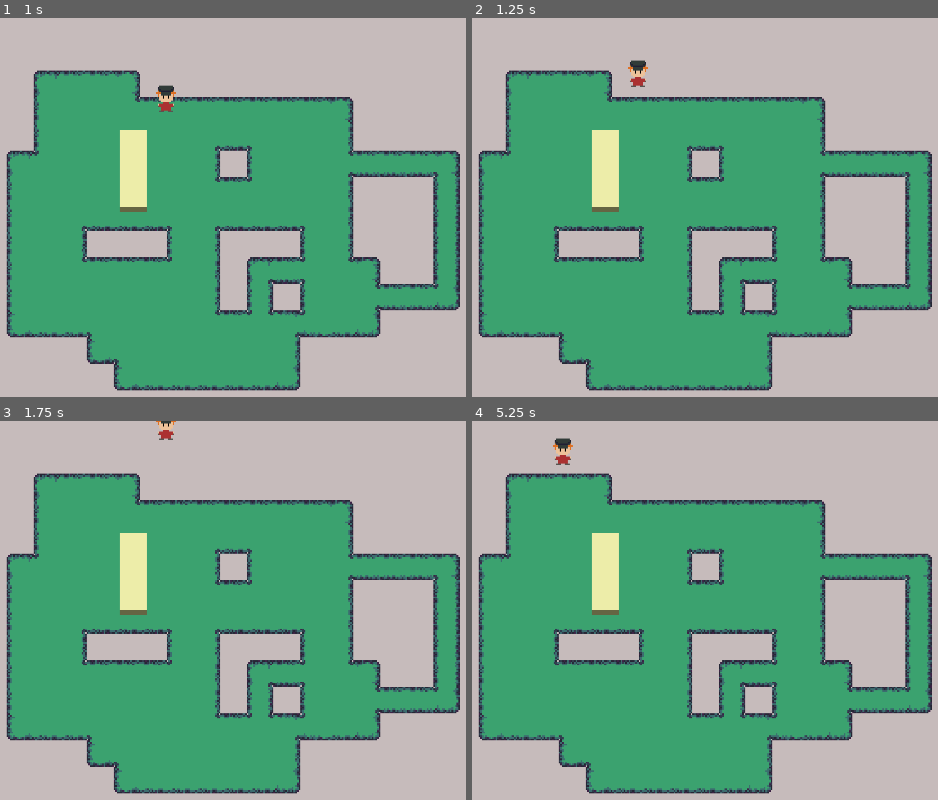
Above: before the commit, frames 1-4 (two rows, left to right).
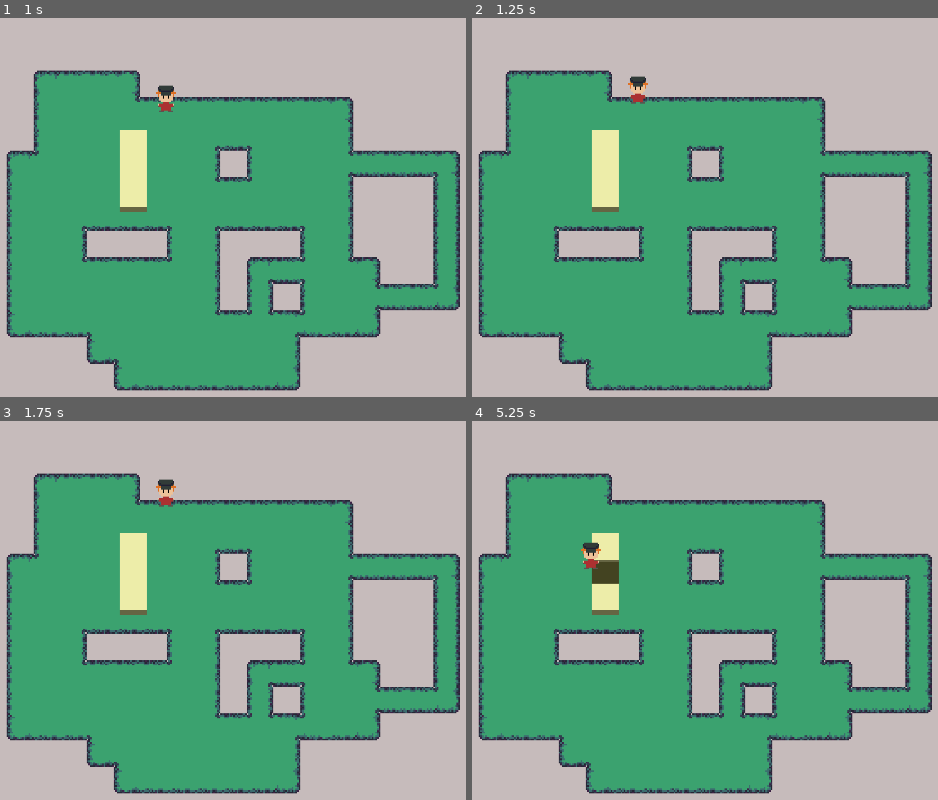
Above: after the commit, the same moments.

Repository: Zezeku/Godot-Creature-Catch
Game: Godot game, scene res://Source/SceneHandler.tscn
Two runs of this game, one before a commit and one after it. Both use one fixed random seed, a clock stepped at 60 frames per second and the inputs below.
Inputs:
- Up to frame 1 (1 s): tap Enter at 0.5 s; hold Up (ui_up) from 0.53 s (still down)
- Up to frame 2 (1.25 s): keep holding Up (ui_up)
- Up to frame 3 (1.75 s): keep holding Up (ui_up)
- Up to frame 4 (5.25 s): tap Space at 2 s; release Up (ui_up) at 2.03 s; hold Left (ui_left) 2.03-3.53 s; tap Enter at 2.75 s; hold Down (ui_down) 3.53-4.28 s; hold Right (ui_right) 4.28-5.03 s; hold Up (ui_up) from 5.03 s (still down)

Frame 1 is identical in both runs. In frame 2, 0.4% of the frame differs, in the area x 33-38%, y 11-23%; in frame 3, 0.4%; in frame 4, 0.8%, in the area x 17-32%, y 4-44%.

Commit message:
Tileset collision
added collision to tile set. player no longer walks off grass

Diff:
--- a/Project/Source/AnimatedSprite.gd
+++ b/Project/Source/AnimatedSprite.gd
@@ -16,4 +16,4 @@
 	else:
 		velocity = velocity.move_toward(Vector2.ZERO, friction * delta) ;
 
-	move_and_collide(velocity * delta) ;
+	move_and_slide(velocity) ;
--- a/Project/Source/SceneHandler.tscn
+++ b/Project/Source/SceneHandler.tscn
@@ -9,7 +9,262 @@
 [ext_resource path="res://Assets/Creature003.png" type="Texture" id=7]
 [ext_resource path="res://Assets/Creature004.png" type="Texture" id=8]
 
-[sub_resource type="TileSet" id=1]
+[sub_resource type="ConvexPolygonShape2D" id=3]
+points = PoolVector2Array( 16, 0, 16, 16, 14, 16, 14, 2, 0, 2, 0, 0 )
+
+[sub_resource type="ConvexPolygonShape2D" id=4]
+points = PoolVector2Array( 0, 0, 16, 0, 16, 2, 0, 2 )
+
+[sub_resource type="ConvexPolygonShape2D" id=5]
+points = PoolVector2Array( 16, 0, 16, 2, 14, 2, 14, 0 )
+
+[sub_resource type="ConvexPolygonShape2D" id=6]
+points = PoolVector2Array( 2, 0, 2, 2, 0, 2, 0, 0 )
+
+[sub_resource type="ConvexPolygonShape2D" id=7]
+points = PoolVector2Array( 16, 2, 2, 2, 2, 16, 0, 16, 0, 0, 16, 0, 16, 2 )
+
+[sub_resource type="ConvexPolygonShape2D" id=8]
+points = PoolVector2Array( 0, 0, 2, 0, 2, 16, 0, 16 )
+
+[sub_resource type="ConvexPolygonShape2D" id=9]
+points = PoolVector2Array( 2, 0, 2, 2, 0, 2, 0, 0 )
+
+[sub_resource type="ConvexPolygonShape2D" id=10]
+points = PoolVector2Array( 2, 14, 2, 16, 0, 16, 0, 14 )
+
+[sub_resource type="ConvexPolygonShape2D" id=11]
+points = PoolVector2Array( 2, 0, 2, 14, 16, 14, 16, 16, 0, 16, 0, 0 )
+
+[sub_resource type="ConvexPolygonShape2D" id=12]
+points = PoolVector2Array( 16, 14, 16, 16, 0, 16, 0, 14 )
+
+[sub_resource type="ConvexPolygonShape2D" id=13]
+points = PoolVector2Array( 2, 14, 2, 16, 0, 16, 0, 14 )
+
+[sub_resource type="ConvexPolygonShape2D" id=14]
+points = PoolVector2Array( 16, 14, 16, 16, 14, 16, 14, 14 )
+
+[sub_resource type="ConvexPolygonShape2D" id=15]
+points = PoolVector2Array( 14, 14, 14, 0, 16, 0, 16, 16, 0, 16, 0, 14 )
+
+[sub_resource type="ConvexPolygonShape2D" id=16]
+points = PoolVector2Array( 14, 0, 16, 0, 16, 16, 14, 16 )
+
+[sub_resource type="ConvexPolygonShape2D" id=17]
+points = PoolVector2Array( 14, 0, 16, 0, 16, 2, 14, 2 )
+
+[sub_resource type="ConvexPolygonShape2D" id=18]
+points = PoolVector2Array( 16, 14, 16, 16, 14, 16, 14, 14 )
+
+[sub_resource type="ConvexPolygonShape2D" id=19]
+points = PoolVector2Array( 0, 0, 16, 0, 16, 16, 0, 16, 0, 0 )
+
+[sub_resource type="ConvexPolygonShape2D" id=20]
+points = PoolVector2Array( 2, 0, 2, 2, 0, 2, 0, 0 )
+
+[sub_resource type="ConvexPolygonShape2D" id=21]
+points = PoolVector2Array( 16, 14, 16, 16, 14, 16, 14, 14 )
+
+[sub_resource type="ConvexPolygonShape2D" id=22]
+points = PoolVector2Array( 0, 16, 0, 14, 2, 14, 2, 16 )
+
+[sub_resource type="ConvexPolygonShape2D" id=23]
+points = PoolVector2Array( 16, 0, 16, 2, 14, 2, 14, 0 )
+
+[sub_resource type="ConvexPolygonShape2D" id=24]
+points = PoolVector2Array( 0, 0, 2, 0, 2, 2, 0, 2, 0, 0 )
+
+[sub_resource type="ConvexPolygonShape2D" id=25]
+points = PoolVector2Array( 2, 14, 2, 16, 0, 16, 0, 14 )
+
+[sub_resource type="ConvexPolygonShape2D" id=26]
+points = PoolVector2Array( 16, 14, 16, 16, 14, 16, 14, 14 )
+
+[sub_resource type="ConvexPolygonShape2D" id=27]
+points = PoolVector2Array( 2, 0, 2, 2, 0, 2, 0, 0 )
+
+[sub_resource type="ConvexPolygonShape2D" id=28]
+points = PoolVector2Array( 16, 0, 16, 16, 14, 16, 14, 0 )
+
+[sub_resource type="ConvexPolygonShape2D" id=29]
+points = PoolVector2Array( 16, 16, 14, 16, 14, 0, 16, 0 )
+
+[sub_resource type="ConvexPolygonShape2D" id=30]
+points = PoolVector2Array( 2, 14, 2, 16, 0, 16, 0, 14 )
+
+[sub_resource type="ConvexPolygonShape2D" id=31]
+points = PoolVector2Array( 2, 0, 2, 2, 0, 2, 0, 0 )
+
+[sub_resource type="ConvexPolygonShape2D" id=32]
+points = PoolVector2Array( 16, 0, 16, 2, 14, 2, 14, 0 )
+
+[sub_resource type="ConvexPolygonShape2D" id=33]
+points = PoolVector2Array( 2, 14, 2, 16, 0, 16, 0, 14 )
+
+[sub_resource type="ConvexPolygonShape2D" id=34]
+points = PoolVector2Array( 14, 2, 14, 0, 16, 0, 16, 2 )
+
+[sub_resource type="ConvexPolygonShape2D" id=35]
+points = PoolVector2Array( 0, 14, 16, 14, 16, 16, 0, 16 )
+
+[sub_resource type="ConvexPolygonShape2D" id=36]
+points = PoolVector2Array( 2, 0, 2, 2, 0, 2, 0, 0 )
+
+[sub_resource type="ConvexPolygonShape2D" id=37]
+points = PoolVector2Array( 0, 14, 16, 14, 16, 16, 0, 16 )
+
+[sub_resource type="ConvexPolygonShape2D" id=38]
+points = PoolVector2Array( 2, 0, 2, 2, 0, 2, 0, 0 )
+
+[sub_resource type="ConvexPolygonShape2D" id=39]
+points = PoolVector2Array( 16, 14, 16, 16, 14, 16, 14, 14 )
+
+[sub_resource type="ConvexPolygonShape2D" id=40]
+points = PoolVector2Array( 2, 16, 0, 16, 0, 0, 2, 0 )
+
+[sub_resource type="ConvexPolygonShape2D" id=41]
+points = PoolVector2Array( 16, 14, 16, 16, 14, 16, 14, 14 )
+
+[sub_resource type="ConvexPolygonShape2D" id=42]
+points = PoolVector2Array( 0, 0, 2, 0, 2, 16, 0, 16 )
+
+[sub_resource type="ConvexPolygonShape2D" id=43]
+points = PoolVector2Array( 16, 0, 16, 2, 14, 2, 14, 0 )
+
+[sub_resource type="ConvexPolygonShape2D" id=44]
+points = PoolVector2Array( 2, 14, 2, 16, 0, 16, 0, 14 )
+
+[sub_resource type="ConvexPolygonShape2D" id=45]
+points = PoolVector2Array( 14, 2, 14, 0, 16, 0, 16, 2 )
+
+[sub_resource type="ConvexPolygonShape2D" id=46]
+points = PoolVector2Array( 14, 14, 16, 14, 16, 16, 14, 16 )
+
+[sub_resource type="ConvexPolygonShape2D" id=47]
+points = PoolVector2Array( 0, 2, 0, 0, 14, 0, 16, 0, 16, 2 )
+
+[sub_resource type="ConvexPolygonShape2D" id=48]
+points = PoolVector2Array( 0, 14, 2, 14, 2, 16, 0, 16 )
+
+[sub_resource type="ConvexPolygonShape2D" id=49]
+points = PoolVector2Array( 16, 0, 16, 2, 0, 2, 0, 0 )
+
+[sub_resource type="ConvexPolygonShape2D" id=50]
+points = PoolVector2Array( 14, 14, 16, 14, 16, 16, 14, 16 )
+
+[sub_resource type="ConvexPolygonShape2D" id=51]
+points = PoolVector2Array( 2, 0, 2, 2, 0, 2, 0, 0 )
+
+[sub_resource type="ConvexPolygonShape2D" id=52]
+points = PoolVector2Array( 14, 2, 14, 0, 16, 0, 16, 2 )
+
+[sub_resource type="ConvexPolygonShape2D" id=53]
+points = PoolVector2Array( 2, 14, 2, 16, 0, 16, 0, 14 )
+
+[sub_resource type="ConvexPolygonShape2D" id=54]
+points = PoolVector2Array( 14, 16, 14, 14, 16, 14, 16, 16 )
+
+[sub_resource type="ConvexPolygonShape2D" id=55]
+points = PoolVector2Array( 16, 0, 16, 16, 14, 16, 14, 2, 0, 2, 0, 0 )
+
+[sub_resource type="ConvexPolygonShape2D" id=56]
+points = PoolVector2Array( 2, 14, 2, 16, 0, 16, 0, 14 )
+
+[sub_resource type="ConvexPolygonShape2D" id=57]
+points = PoolVector2Array( 2, 0, 2, 2, 0, 2, 0, 0 )
+
+[sub_resource type="ConvexPolygonShape2D" id=58]
+points = PoolVector2Array( 2, 14, 2, 16, 0, 16, 0, 14 )
+
+[sub_resource type="ConvexPolygonShape2D" id=59]
+points = PoolVector2Array( 14, 16, 14, 0, 16, 0, 16, 16 )
+
+[sub_resource type="ConvexPolygonShape2D" id=60]
+points = PoolVector2Array( 2, 0, 2, 2, 0, 2, 0, 0 )
+
+[sub_resource type="ConvexPolygonShape2D" id=61]
+points = PoolVector2Array( 16, 0, 16, 2, 14, 2, 14, 0 )
+
+[sub_resource type="ConvexPolygonShape2D" id=62]
+points = PoolVector2Array( 2, 14, 2, 16, 0, 16, 0, 14 )
+
+[sub_resource type="ConvexPolygonShape2D" id=63]
+points = PoolVector2Array( 16, 14, 16, 16, 14, 16, 14, 14 )
+
+[sub_resource type="ConvexPolygonShape2D" id=64]
+points = PoolVector2Array( 0, 16, 0, 14, 2, 14, 2, 16 )
+
+[sub_resource type="ConvexPolygonShape2D" id=65]
+points = PoolVector2Array( 14, 16, 14, 14, 16, 14, 16, 16 )
+
+[sub_resource type="ConvexPolygonShape2D" id=66]
+points = PoolVector2Array( 0, 2, 0, 0, 16, 0, 16, 2 )
+
+[sub_resource type="ConvexPolygonShape2D" id=67]
+points = PoolVector2Array( 0, 0, 2, 0, 2, 2, 0, 2 )
+
+[sub_resource type="ConvexPolygonShape2D" id=68]
+points = PoolVector2Array( 16, 0, 16, 16, 0, 16, 0, 14, 14, 14, 14, 0 )
+
+[sub_resource type="ConvexPolygonShape2D" id=69]
+points = PoolVector2Array( 0, 0, 2, 0, 2, 2, 0, 2 )
+
+[sub_resource type="ConvexPolygonShape2D" id=70]
+points = PoolVector2Array( 16, 0, 16, 2, 14, 2, 14, 0 )
+
+[sub_resource type="ConvexPolygonShape2D" id=71]
+points = PoolVector2Array( 16, 14, 16, 16, 0, 16, 0, 14 )
+
+[sub_resource type="ConvexPolygonShape2D" id=72]
+points = PoolVector2Array( 2, 0, 2, 14, 16, 14, 16, 16, 0, 16, 0, 0 )
+
+[sub_resource type="ConvexPolygonShape2D" id=73]
+points = PoolVector2Array( 16, 0, 16, 2, 14, 2, 14, 0 )
+
+[sub_resource type="ConvexPolygonShape2D" id=74]
+points = PoolVector2Array( 0, 16, 0, 0, 2, 0, 2, 16 )
+
+[sub_resource type="ConvexPolygonShape2D" id=75]
+points = PoolVector2Array( 16, 0, 16, 2, 14, 2, 14, 0 )
+
+[sub_resource type="ConvexPolygonShape2D" id=76]
+points = PoolVector2Array( 16, 14, 16, 16, 14, 16, 14, 14 )
+
+[sub_resource type="ConvexPolygonShape2D" id=77]
+points = PoolVector2Array( 0, 16, 0, 0, 16, 0, 16, 2, 2, 2, 2, 16 )
+
+[sub_resource type="ConvexPolygonShape2D" id=78]
+points = PoolVector2Array( 14, 16, 14, 14, 16, 14, 16, 16 )
+
+[sub_resource type="ConvexPolygonShape2D" id=79]
+points = PoolVector2Array( 16, 0, 16, 16, 0, 16, 0, 14, 14, 14, 14, 2, 0, 2, 0, 0 )
+
+[sub_resource type="ConvexPolygonShape2D" id=80]
+points = PoolVector2Array( 16, 0, 16, 2, 0, 2, 0, 0 )
+
+[sub_resource type="ConvexPolygonShape2D" id=81]
+points = PoolVector2Array( 0, 14, 16, 14, 16, 16, 0, 16 )
+
+[sub_resource type="ConvexPolygonShape2D" id=82]
+points = PoolVector2Array( 16, 0, 16, 2, 2, 2, 2, 14, 16, 14, 16, 16, 0, 16, 0, 0, 16, 0 )
+
+[sub_resource type="ConvexPolygonShape2D" id=83]
+points = PoolVector2Array( 16, 14, 16, 16, 0, 16, 0, 0, 16, 0, 16, 14, 14, 14, 14, 2, 2, 2, 2, 14, 14, 14 )
+
+[sub_resource type="ConvexPolygonShape2D" id=84]
+points = PoolVector2Array( 0, 0, 2, 0, 2, 14, 14, 14, 14, 0, 16, 0, 16, 16, 0, 16 )
+
+[sub_resource type="ConvexPolygonShape2D" id=85]
+points = PoolVector2Array( 0, 0, 2, 0, 2, 16, 0, 16, 0, 0 )
+
+[sub_resource type="ConvexPolygonShape2D" id=86]
+points = PoolVector2Array( 14, 0, 16, 0, 16, 16, 14, 16 )
+
+[sub_resource type="ConvexPolygonShape2D" id=87]
+points = PoolVector2Array( 0, 16, 0, 0, 16, 0, 16, 16, 14, 16, 14, 2, 2, 2, 2, 16 )
+
+[sub_resource type="TileSet" id=2]
 0/name = "Tileset.png 0"
 0/texture = ExtResource( 1 )
 0/tex_offset = Vector2( 0, 0 )
@@ -29,9 +284,520 @@
 0/navigation_offset = Vector2( 0, 0 )
 0/shape_offset = Vector2( 0, 0 )
 0/shape_transform = Transform2D( 1, 0, 0, 1, 0, 0 )
+0/shape = SubResource( 3 )
 0/shape_one_way = false
-0/shape_one_way_margin = 0.0
-0/shapes = [  ]
+0/shape_one_way_margin = 1.0
+0/shapes = [ {
+"autotile_coord": Vector2( 11, 0 ),
+"one_way": false,
+"one_way_margin": 1.0,
+"shape": SubResource( 3 ),
+"shape_transform": Transform2D( 1, 0, 0, 1, 0, 0 )
+}, {
+"autotile_coord": Vector2( 10, 0 ),
+"one_way": false,
+"one_way_margin": 1.0,
+"shape": SubResource( 4 ),
+"shape_transform": Transform2D( 1, 0, 0, 1, 0, 0 )
+}, {
+"autotile_coord": Vector2( 9, 0 ),
+"one_way": false,
+"one_way_margin": 1.0,
+"shape": SubResource( 5 ),
+"shape_transform": Transform2D( 1, 0, 0, 1, 0, 0 )
+}, {
+"autotile_coord": Vector2( 9, 0 ),
+"one_way": false,
+"one_way_margin": 1.0,
+"shape": SubResource( 6 ),
+"shape_transform": Transform2D( 1, 0, 0, 1, 0, 0 )
+}, {
+"autotile_coord": Vector2( 8, 0 ),
+"one_way": false,
+"one_way_margin": 1.0,
+"shape": SubResource( 7 ),
+"shape_transform": Transform2D( 1, 0, 0, 1, 0, 0 )
+}, {
+"autotile_coord": Vector2( 8, 1 ),
+"one_way": false,
+"one_way_margin": 1.0,
+"shape": SubResource( 8 ),
+"shape_transform": Transform2D( 1, 0, 0, 1, 0, 0 )
+}, {
+"autotile_coord": Vector2( 8, 2 ),
+"one_way": false,
+"one_way_margin": 1.0,
+"shape": SubResource( 9 ),
+"shape_transform": Transform2D( 1, 0, 0, 1, 0, 0 )
+}, {
+"autotile_coord": Vector2( 8, 2 ),
+"one_way": false,
+"one_way_margin": 1.0,
+"shape": SubResource( 10 ),
+"shape_transform": Transform2D( 1, 0, 0, 1, 0, 0 )
+}, {
+"autotile_coord": Vector2( 8, 3 ),
+"one_way": false,
+"one_way_margin": 1.0,
+"shape": SubResource( 11 ),
+"shape_transform": Transform2D( 1, 0, 0, 1, 0, 0 )
+}, {
+"autotile_coord": Vector2( 9, 3 ),
+"one_way": false,
+"one_way_margin": 1.0,
+"shape": SubResource( 12 ),
+"shape_transform": Transform2D( 1, 0, 0, 1, 0, 0 )
+}, {
+"autotile_coord": Vector2( 10, 3 ),
+"one_way": false,
+"one_way_margin": 1.0,
+"shape": SubResource( 13 ),
+"shape_transform": Transform2D( 1, 0, 0, 1, 0, 0 )
+}, {
+"autotile_coord": Vector2( 10, 3 ),
+"one_way": false,
+"one_way_margin": 1.0,
+"shape": SubResource( 14 ),
+"shape_transform": Transform2D( 1, 0, 0, 1, 0, 0 )
+}, {
+"autotile_coord": Vector2( 11, 3 ),
+"one_way": false,
+"one_way_margin": 1.0,
+"shape": SubResource( 15 ),
+"shape_transform": Transform2D( 1, 0, 0, 1, 0, 0 )
+}, {
+"autotile_coord": Vector2( 11, 2 ),
+"one_way": false,
+"one_way_margin": 1.0,
+"shape": SubResource( 16 ),
+"shape_transform": Transform2D( 1, 0, 0, 1, 0, 0 )
+}, {
+"autotile_coord": Vector2( 11, 1 ),
+"one_way": false,
+"one_way_margin": 1.0,
+"shape": SubResource( 17 ),
+"shape_transform": Transform2D( 1, 0, 0, 1, 0, 0 )
+}, {
+"autotile_coord": Vector2( 11, 1 ),
+"one_way": false,
+"one_way_margin": 1.0,
+"shape": SubResource( 18 ),
+"shape_transform": Transform2D( 1, 0, 0, 1, 0, 0 )
+}, {
+"autotile_coord": Vector2( 10, 1 ),
+"one_way": false,
+"one_way_margin": 1.0,
+"shape": SubResource( 19 ),
+"shape_transform": Transform2D( 1, 0, 0, 1, 0, 0 )
+}, {
+"autotile_coord": Vector2( 9, 1 ),
+"one_way": false,
+"one_way_margin": 1.0,
+"shape": SubResource( 20 ),
+"shape_transform": Transform2D( 1, 0, 0, 1, 0, 0 )
+}, {
+"autotile_coord": Vector2( 9, 1 ),
+"one_way": false,
+"one_way_margin": 1.0,
+"shape": SubResource( 21 ),
+"shape_transform": Transform2D( 1, 0, 0, 1, 0, 0 )
+}, {
+"autotile_coord": Vector2( 10, 2 ),
+"one_way": false,
+"one_way_margin": 1.0,
+"shape": SubResource( 22 ),
+"shape_transform": Transform2D( 1, 0, 0, 1, 0, 0 )
+}, {
+"autotile_coord": Vector2( 10, 2 ),
+"one_way": false,
+"one_way_margin": 1.0,
+"shape": SubResource( 23 ),
+"shape_transform": Transform2D( 1, 0, 0, 1, 0, 0 )
+}, {
+"autotile_coord": Vector2( 7, 0 ),
+"one_way": false,
+"one_way_margin": 1.0,
+"shape": SubResource( 24 ),
+"shape_transform": Transform2D( 1, 0, 0, 1, 0, 0 )
+}, {
+"autotile_coord": Vector2( 7, 0 ),
+"one_way": false,
+"one_way_margin": 1.0,
+"shape": SubResource( 25 ),
+"shape_transform": Transform2D( 1, 0, 0, 1, 0, 0 )
+}, {
+"autotile_coord": Vector2( 7, 0 ),
+"one_way": false,
+"one_way_margin": 1.0,
+"shape": SubResource( 26 ),
+"shape_transform": Transform2D( 1, 0, 0, 1, 0, 0 )
+}, {
+"autotile_coord": Vector2( 7, 1 ),
+"one_way": false,
+"one_way_margin": 1.0,
+"shape": SubResource( 27 ),
+"shape_transform": Transform2D( 1, 0, 0, 1, 0, 0 )
+}, {
+"autotile_coord": Vector2( 7, 1 ),
+"one_way": false,
+"one_way_margin": 1.0,
+"shape": SubResource( 28 ),
+"shape_transform": Transform2D( 1, 0, 0, 1, 0, 0 )
+}, {
+"autotile_coord": Vector2( 7, 2 ),
+"one_way": false,
+"one_way_margin": 1.0,
+"shape": SubResource( 29 ),
+"shape_transform": Transform2D( 1, 0, 0, 1, 0, 0 )
+}, {
+"autotile_coord": Vector2( 7, 2 ),
+"one_way": false,
+"one_way_margin": 1.0,
+"shape": SubResource( 30 ),
+"shape_transform": Transform2D( 1, 0, 0, 1, 0, 0 )
+}, {
+"autotile_coord": Vector2( 7, 3 ),
+"one_way": false,
+"one_way_margin": 1.0,
+"shape": SubResource( 31 ),
+"shape_transform": Transform2D( 1, 0, 0, 1, 0, 0 )
+}, {
+"autotile_coord": Vector2( 7, 3 ),
+"one_way": false,
+"one_way_margin": 1.0,
+"shape": SubResource( 32 ),
+"shape_transform": Transform2D( 1, 0, 0, 1, 0, 0 )
+}, {
+"autotile_coord": Vector2( 7, 3 ),
+"one_way": false,
+"one_way_margin": 1.0,
+"shape": SubResource( 33 ),
+"shape_transform": Transform2D( 1, 0, 0, 1, 0, 0 )
+}, {
+"autotile_coord": Vector2( 6, 3 ),
+"one_way": false,
+"one_way_margin": 1.0,
+"shape": SubResource( 34 ),
+"shape_transform": Transform2D( 1, 0, 0, 1, 0, 0 )
+}, {
+"autotile_coord": Vector2( 6, 3 ),
+"one_way": false,
+"one_way_margin": 1.0,
+"shape": SubResource( 35 ),
+"shape_transform": Transform2D( 1, 0, 0, 1, 0, 0 )
+}, {
+"autotile_coord": Vector2( 5, 3 ),
+"one_way": false,
+"one_way_margin": 1.0,
+"shape": SubResource( 36 ),
+"shape_transform": Transform2D( 1, 0, 0, 1, 0, 0 )
+}, {
+"autotile_coord": Vector2( 5, 3 ),
+"one_way": false,
+"one_way_margin": 1.0,
+"shape": SubResource( 37 ),
+"shape_transform": Transform2D( 1, 0, 0, 1, 0, 0 )
+}, {
+"autotile_coord": Vector2( 4, 3 ),
+"one_way": false,
+"one_way_margin": 1.0,
+"shape": SubResource( 38 ),
+"shape_transform": Transform2D( 1, 0, 0, 1, 0, 0 )
+}, {
+"autotile_coord": Vector2( 4, 3 ),
+"one_way": false,
+"one_way_margin": 1.0,
+"shape": SubResource( 39 ),
+"shape_transform": Transform2D( 1, 0, 0, 1, 0, 0 )
+}, {
+"autotile_coord": Vector2( 4, 2 ),
+"one_way": false,
+"one_way_margin": 1.0,
+"shape": SubResource( 40 ),
+"shape_transform": Transform2D( 1, 0, 0, 1, 0, 0 )
+}, {
+"autotile_coord": Vector2( 4, 2 ),
+"one_way": false,
+"one_way_margin": 1.0,
+"shape": SubResource( 41 ),
+"shape_transform": Transform2D( 1, 0, 0, 1, 0, 0 )
+}, {
+"autotile_coord": Vector2( 4, 1 ),
+"one_way": false,
+"one_way_margin": 1.0,
+"shape": SubResource( 42 ),
+"shape_transform": Transform2D( 1, 0, 0, 1, 0, 0 )
+}, {
+"autotile_coord": Vector2( 4, 1 ),
+"one_way": false,
+"one_way_margin": 1.0,
+"shape": SubResource( 43 ),
+"shape_transform": Transform2D( 1, 0, 0, 1, 0, 0 )
+}, {
+"autotile_coord": Vector2( 4, 0 ),
+"one_way": false,
+"one_way_margin": 1.0,
+"shape": SubResource( 44 ),
+"shape_transform": Transform2D( 1, 0, 0, 1, 0, 0 )
+}, {
+"autotile_coord": Vector2( 4, 0 ),
+"one_way": false,
+"one_way_margin": 1.0,
+"shape": SubResource( 45 ),
+"shape_transform": Transform2D( 1, 0, 0, 1, 0, 0 )
+}, {
+"autotile_coord": Vector2( 4, 0 ),
+"one_way": false,
+"one_way_margin": 1.0,
+"shape": SubResource( 46 ),
+"shape_transform": Transform2D( 1, 0, 0, 1, 0, 0 )
+}, {
+"autotile_coord": Vector2( 5, 0 ),
+"one_way": false,
+"one_way_margin": 1.0,
+"shape": SubResource( 47 ),
+"shape_transform": Transform2D( 1, 0, 0, 1, 0, 0 )
+}, {
+"autotile_coord": Vector2( 5, 0 ),
+"one_way": false,
+"one_way_margin": 1.0,
+"shape": SubResource( 48 ),
+"shape_transform": Transform2D( 1, 0, 0, 1, 0, 0 )
+}, {
+"autotile_coord": Vector2( 6, 0 ),
+"one_way": false,
+"one_way_margin": 1.0,
+"shape": SubResource( 49 ),
+"shape_transform": Transform2D( 1, 0, 0, 1, 0, 0 )
+}, {
+"autotile_coord": Vector2( 6, 0 ),
+"one_way": false,
+"one_way_margin": 1.0,
+"shape": SubResource( 50 ),
+"shape_transform": Transform2D( 1, 0, 0, 1, 0, 0 )
+}, {
+"autotile_coord": Vector2( 5, 1 ),
+"one_way": false,
+"one_way_margin": 1.0,
+"shape": SubResource( 51 ),
+"shape_transform": Transform2D( 1, 0, 0, 1, 0, 0 )
+}, {
+"autotile_coord": Vector2( 6, 1 ),
+"one_way": false,
+"one_way_margin": 1.0,
+"shape": SubResource( 52 ),
+"shape_transform": Transform2D( 1, 0, 0, 1, 0, 0 )
+}, {
+"autotile_coord": Vector2( 5, 2 ),
+"one_way": false,
+"one_way_margin": 1.0,
+"shape": SubResource( 53 ),
+"shape_transform": Transform2D( 1, 0, 0, 1, 0, 0 )
+}, {
+"autotile_coord": Vector2( 6, 2 ),
+"one_way": false,
+"one_way_margin": 1.0,
+"shape": SubResource( 54 ),
+"shape_transform": Transform2D( 1, 0, 0, 1, 0, 0 )
+}, {
+"autotile_coord": Vector2( 3, 0 ),
+"one_way": false,
+"one_way_margin": 1.0,
+"shape": SubResource( 55 ),
+"shape_transform": Transform2D( 1, 0, 0, 1, 0, 0 )
+}, {
+"autotile_coord": Vector2( 3, 0 ),
+"one_way": false,
+"one_way_margin": 1.0,
+"shape": SubResource( 56 ),
+"shape_transform": Transform2D( 1, 0, 0, 1, 0, 0 )
+}, {
+"autotile_coord": Vector2( 3, 1 ),
+"one_way": false,
+"one_way_margin": 1.0,
+"shape": SubResource( 57 ),
+"shape_transform": Transform2D( 1, 0, 0, 1, 0, 0 )
+}, {
+"autotile_coord": Vector2( 3, 1 ),
+"one_way": false,
+"one_way_margin": 1.0,
+"shape": SubResource( 58 ),
+"shape_transform": Transform2D( 1, 0, 0, 1, 0, 0 )
+}, {
+"autotile_coord": Vector2( 3, 1 ),
+"one_way": false,
+"one_way_margin": 1.0,
+"shape": SubResource( 59 ),
+"shape_transform": Transform2D( 1, 0, 0, 1, 0, 0 )
+}, {
+"autotile_coord": Vector2( 2, 1 ),
+"one_way": false,
+"one_way_margin": 1.0,
+"shape": SubResource( 60 ),
+"shape_transform": Transform2D( 1, 0, 0, 1, 0, 0 )
+}, {
+"autotile_coord": Vector2( 2, 1 ),
+"one_way": false,
+"one_way_margin": 1.0,
+"shape": SubResource( 61 ),
+"shape_transform": Transform2D( 1, 0, 0, 1, 0, 0 )
+}, {
+"autotile_coord": Vector2( 2, 1 ),
+"one_way": false,
+"one_way_margin": 1.0,
+"shape": SubResource( 62 ),
+"shape_transform": Transform2D( 1, 0, 0, 1, 0, 0 )
+}, {
+"autotile_coord": Vector2( 2, 1 ),
+"one_way": false,
+"one_way_margin": 1.0,
+"shape": SubResource( 63 ),
+"shape_transform": Transform2D( 1, 0, 0, 1, 0, 0 )
+}, {
+"autotile_coord": Vector2( 2, 0 ),
+"one_way": false,
+"one_way_margin": 1.0,
+"shape": SubResource( 64 ),
+"shape_transform": Transform2D( 1, 0, 0, 1, 0, 0 )
+}, {
+"autotile_coord": Vector2( 2, 0 ),
+"one_way": false,
+"one_way_margin": 1.0,
+"shape": SubResource( 65 ),
+"shape_transform": Transform2D( 1, 0, 0, 1, 0, 0 )
+}, {
+"autotile_coord": Vector2( 2, 0 ),
+"one_way": false,
+"one_way_margin": 1.0,
+"shape": SubResource( 66 ),
+"shape_transform": Transform2D( 1, 0, 0, 1, 0, 0 )
+}, {
+"autotile_coord": Vector2( 3, 2 ),
+"one_way": false,
+"one_way_margin": 1.0,
+"shape": SubResource( 67 ),
+"shape_transform": Transform2D( 1, 0, 0, 1, 0, 0 )
+}, {
+"autotile_coord": Vector2( 3, 2 ),
+"one_way": false,
+"one_way_margin": 1.0,
+"shape": SubResource( 68 ),
+"shape_transform": Transform2D( 1, 0, 0, 1, 0, 0 )
+}, {
+"autotile_coord": Vector2( 2, 2 ),
+"one_way": false,
+"one_way_margin": 1.0,
+"shape": SubResource( 69 ),
+"shape_transform": Transform2D( 1, 0, 0, 1, 0, 0 )
+}, {
+"autotile_coord": Vector2( 2, 2 ),
+"one_way": false,
+"one_way_margin": 1.0,
+"shape": SubResource( 70 ),
+"shape_transform": Transform2D( 1, 0, 0, 1, 0, 0 )
+}, {
+"autotile_coord": Vector2( 2, 2 ),
+"one_way": false,
+"one_way_margin": 1.0,
+"shape": SubResource( 71 ),
+"shape_transform": Transform2D( 1, 0, 0, 1, 0, 0 )
+}, {
+"autotile_coord": Vector2( 1, 2 ),
+"one_way": false,
+"one_way_margin": 1.0,
+"shape": SubResource( 72 ),
+"shape_transform": Transform2D( 1, 0, 0, 1, 0, 0 )
+}, {
+"autotile_coord": Vector2( 1, 2 ),
+"one_way": false,
+"one_way_margin": 1.0,
+"shape": SubResource( 73 ),
+"shape_transform": Transform2D( 1, 0, 0, 1, 0, 0 )
+}, {
+"autotile_coord": Vector2( 1, 1 ),
+"one_way": false,
+"one_way_margin": 1.0,
+"shape": SubResource( 74 ),
+"shape_transform": Transform2D( 1, 0, 0, 1, 0, 0 )
+}, {
+"autotile_coord": Vector2( 1, 1 ),
+"one_way": false,
+"one_way_margin": 1.0,
+"shape": SubResource( 75 ),
+"shape_transform": Transform2D( 1, 0, 0, 1, 0, 0 )
+}, {
+"autotile_coord": Vector2( 1, 1 ),
+"one_way": false,
+"one_way_margin": 1.0,
+"shape": SubResource( 76 ),
+"shape_transform": Transform2D( 1, 0, 0, 1, 0, 0 )
+}, {
+"autotile_coord": Vector2( 1, 0 ),
+"one_way": false,
+"one_way_margin": 1.0,
+"shape": SubResource( 77 ),
+"shape_transform": Transform2D( 1, 0, 0, 1, 0, 0 )
+}, {
+"autotile_coord": Vector2( 1, 0 ),
+"one_way": false,
+"one_way_margin": 1.0,
+"shape": SubResource( 78 ),
+"shape_transform": Transform2D( 1, 0, 0, 1, 0, 0 )
+}, {
+"autotile_coord": Vector2( 3, 3 ),
+"one_way": false,
+"one_way_margin": 1.0,
+"shape": SubResource( 79 ),
+"shape_transform": Transform2D( 1, 0, 0, 1, 0, 0 )
+}, {
+"autotile_coord": Vector2( 2, 3 ),
+"one_way": false,
+"one_way_margin": 1.0,
+"shape": SubResource( 80 ),
+"shape_transform": Transform2D( 1, 0, 0, 1, 0, 0 )
+}, {
+"autotile_coord": Vector2( 2, 3 ),
+"one_way": false,
+"one_way_margin": 1.0,
+"shape": SubResource( 81 ),
+"shape_transform": Transform2D( 1, 0, 0, 1, 0, 0 )
+}, {
+"autotile_coord": Vector2( 1, 3 ),
+"one_way": false,
+"one_way_margin": 1.0,
+"shape": SubResource( 82 ),
+"shape_transform": Transform2D( 1, 0, 0, 1, 0, 0 )
+}, {
+"autotile_coord": Vector2( 0, 3 ),
+"one_way": false,
+"one_way_margin": 1.0,
+"shape": SubResource( 83 ),
+"shape_transform": Transform2D( 1, 0, 0, 1, 0, 0 )
+}, {
+"autotile_coord": Vector2( 0, 2 ),
+"one_way": false,
+"one_way_margin": 1.0,
+"shape": SubResource( 84 ),
+"shape_transform": Transform2D( 1, 0, 0, 1, 0, 0 )
+}, {
+"autotile_coord": Vector2( 0, 1 ),
+"one_way": false,
+"one_way_margin": 1.0,
+"shape": SubResource( 85 ),
+"shape_transform": Transform2D( 1, 0, 0, 1, 0, 0 )
+}, {
+"autotile_coord": Vector2( 0, 1 ),
+"one_way": false,
+"one_way_margin": 1.0,
+"shape": SubResource( 86 ),
+"shape_transform": Transform2D( 1, 0, 0, 1, 0, 0 )
+}, {
+"autotile_coord": Vector2( 0, 0 ),
+"one_way": false,
+"one_way_margin": 1.0,
+"shape": SubResource( 87 ),
+"shape_transform": Transform2D( 1, 0, 0, 1, 0, 0 )
+} ]
 0/z_index = 0
 
 [node name="SceneHandler" type="Node"]
@@ -39,7 +805,7 @@
 [node name="Route1Scene" type="Node2D" parent="."]
 
 [node name="Route1" type="TileMap" parent="Route1Scene"]
-tile_set = SubResource( 1 )
+tile_set = SubResource( 2 )
 cell_size = Vector2( 16, 16 )
 cell_custom_transform = Transform2D( 16, 0, 0, 16, 0, 0 )
 format = 1
Not shown: 1 places in Project/Source/SceneHandler.tscn that only renumber resources
